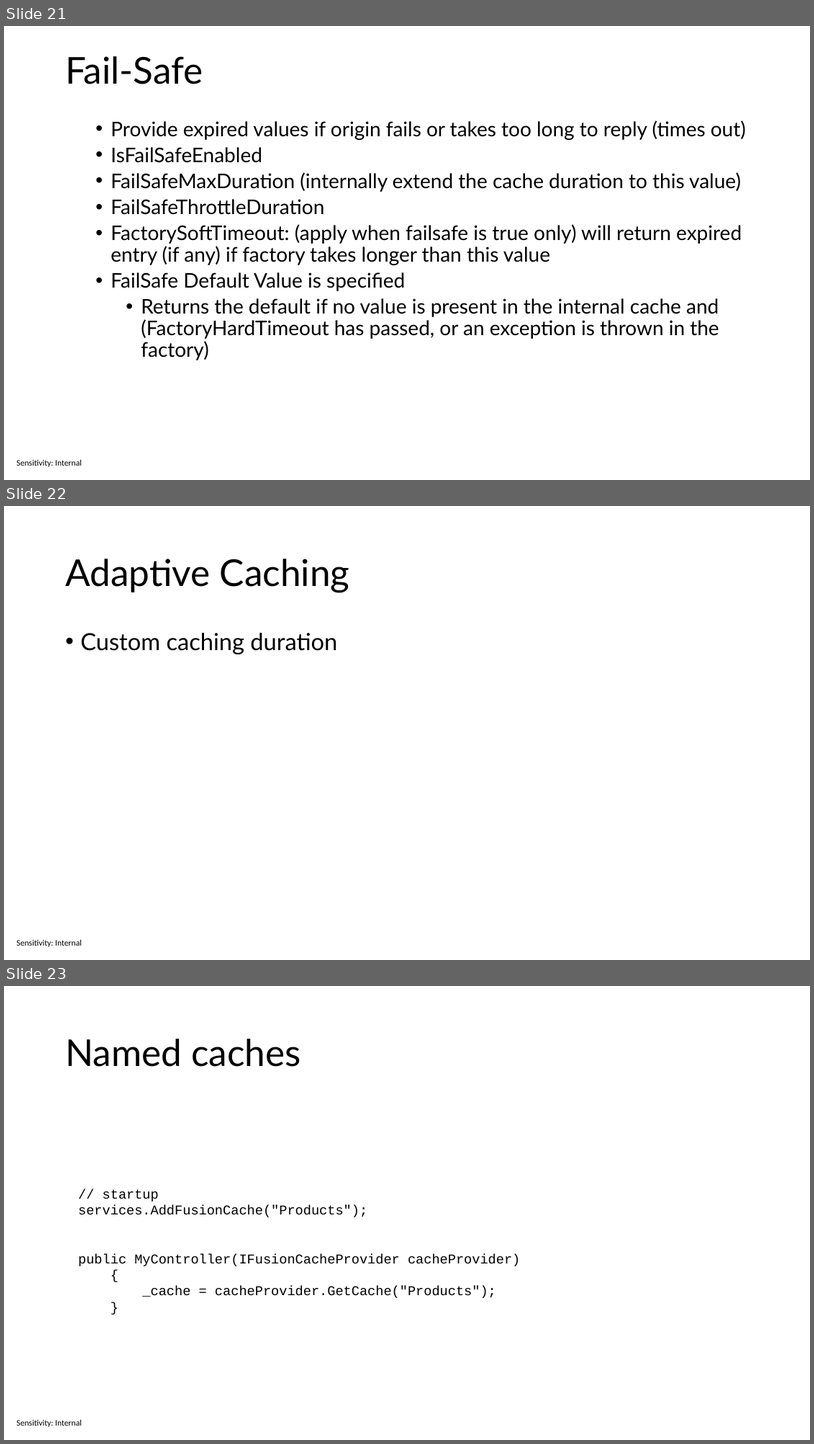
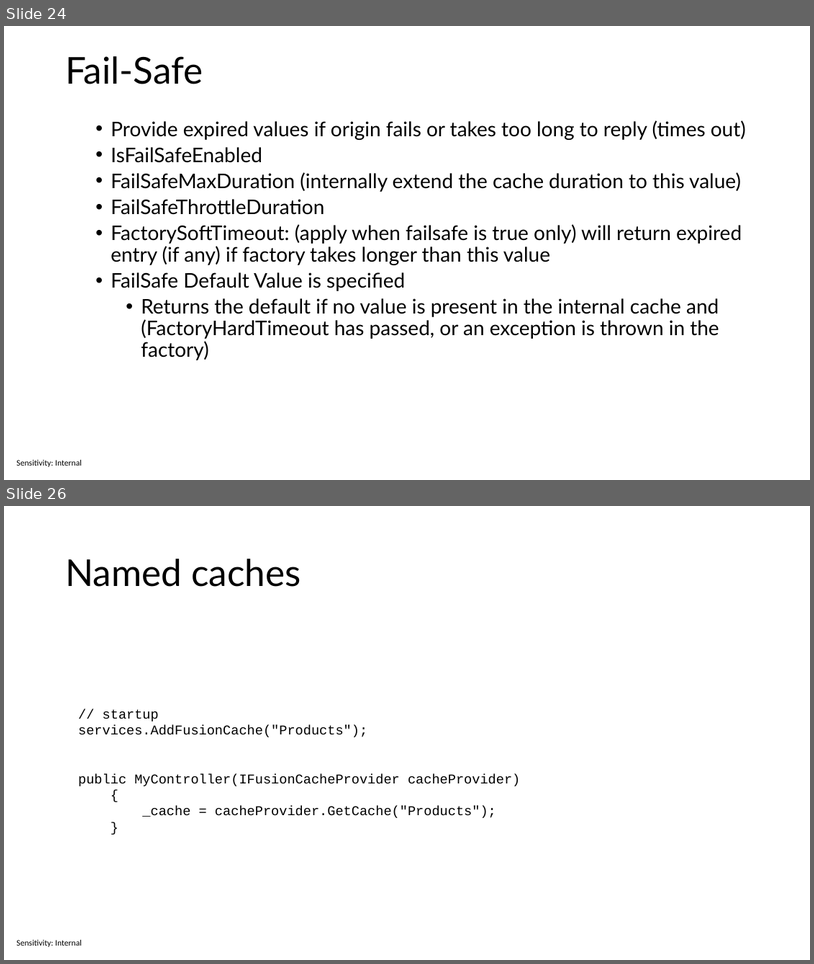
Before and after one commit to sabbadino/cache-like-a-pro-fusion-cache, a slide deck: cache-like-a-pro.pptx. Shown one above the other, each under a label of ours: slides 21, 22 and 23 before the commit, slides 24 and 26 after it; the slides between them are not shown. The pictures are 814x1444 and 814x964 pixels, drawn with LibreOffice and Linux fonts; fonts in the diff are those of the drawing. Boxes give left, top, right and bottom in pixels: in the first picture for what was removed or moved away, otherwise in the second. Text is boxed around its words. In the diff, an @@ line names an element or a change of style, - is before the commit and + after.

```diff
--- a/cache-like-a-pro.pptx
+++ b/cache-like-a-pro.pptx
@@ slide 22 removed at bbox=[4, 506, 810, 960], background #FFFFFF; not listed: 1 template element that a slide beside it also shows @@
@@ title removed at bbox=[65, 559, 350, 592] @@
-Adaptive Caching
@@ text removed at bbox=[80, 633, 337, 654] @@
-• Custom caching duration
@@ what was slide 21 is now slide 24 @@
@@ what was slide 23 is now slide 26 @@
```
Also in this commit, not shown: 3 slides changed, 6 slides added, 1 other slide removed, 1 other file.
